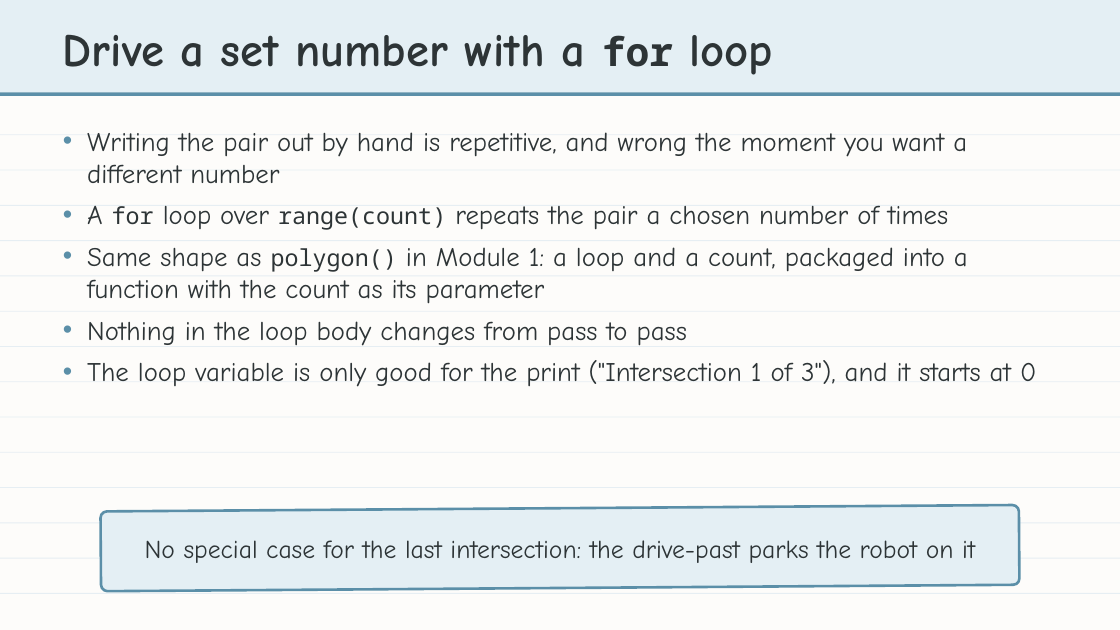
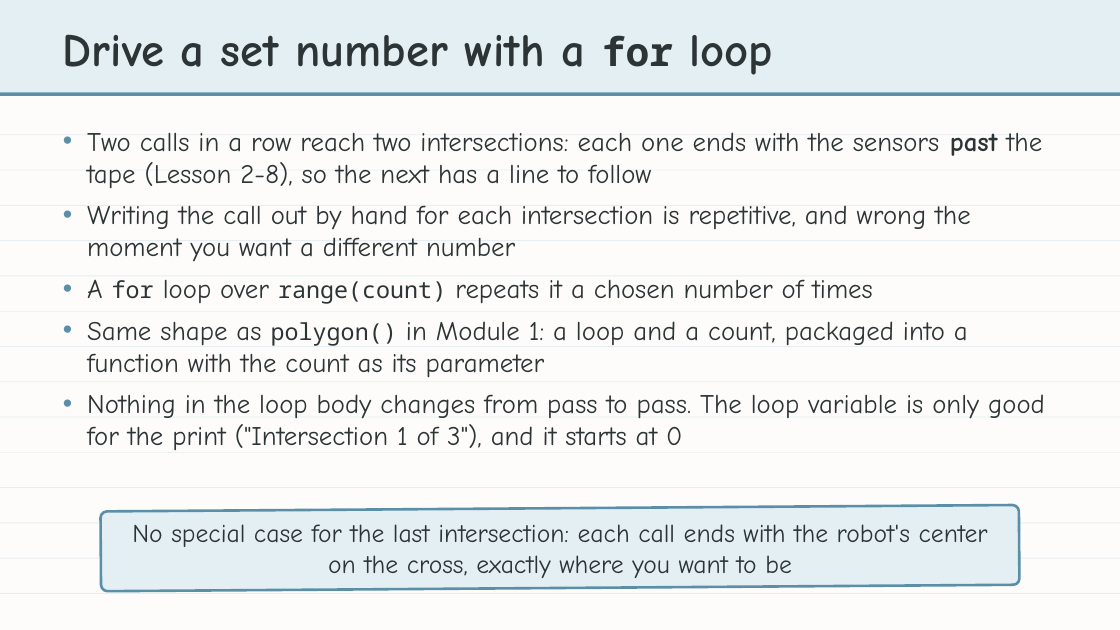
Before and after one commit to bradamiller/LearningPython, a slide deck: slide 6 of static/slides/module-03-grid-driving/module-3-lesson-02-driving-multiple-intersections.pptx (slide 13 before the commit). Drawn at 1120x630 pixels with LibreOffice and Linux fonts; fonts in the diff are those of the drawing. Boxes give left, top, right and bottom in pixels: in the first picture for what was removed or moved away, otherwise in the second. Text is boxed around its words. In the diff, an @@ line names an element or a change of style, - is before the commit and + after.

```diff
--- a/static/slides/module-03-grid-driving/module-3-lesson-02-driving-multiple-intersections.pptx
+++ b/static/slides/module-03-grid-driving/module-3-lesson-02-driving-multiple-intersections.pptx
@@ text at box(87, 132, 1042, 304): text changed @@
-• Writing the pair out by hand is repetitive, and wrong the moment you want a different number
-• A for loop over range(count) repeats the pair a chosen number of times
+• Two calls in a row reach two intersections: each one ends with the sensors past the tape (Lesson 2-8), so the next has a line to follow
+• Writing the call out by hand for each intersection is repetitive, and wrong the moment you want a different number
+• A for loop over range(count) repeats it a chosen number of times
@@ text at box(87, 394, 1045, 450): text changed @@
-• Nothing in the loop body changes from pass to pass
-• The loop variable is only good for the print ("Intersection 1 of 3"), and it starts at 0
+• Nothing in the loop body changes from pass to pass. The loop variable is only good for the print ("Intersection 1 of 3"), and it starts at 0
@@ text at box(132, 524, 988, 578): text changed @@
-No special case for the last intersection: the drive-past parks the robot on it
+No special case for the last intersection: each call ends with the robot's center on the cross, exactly where you want to be
```
Also in this commit, not shown: 10 other slides changed, 9 slides removed, 13 other files.
